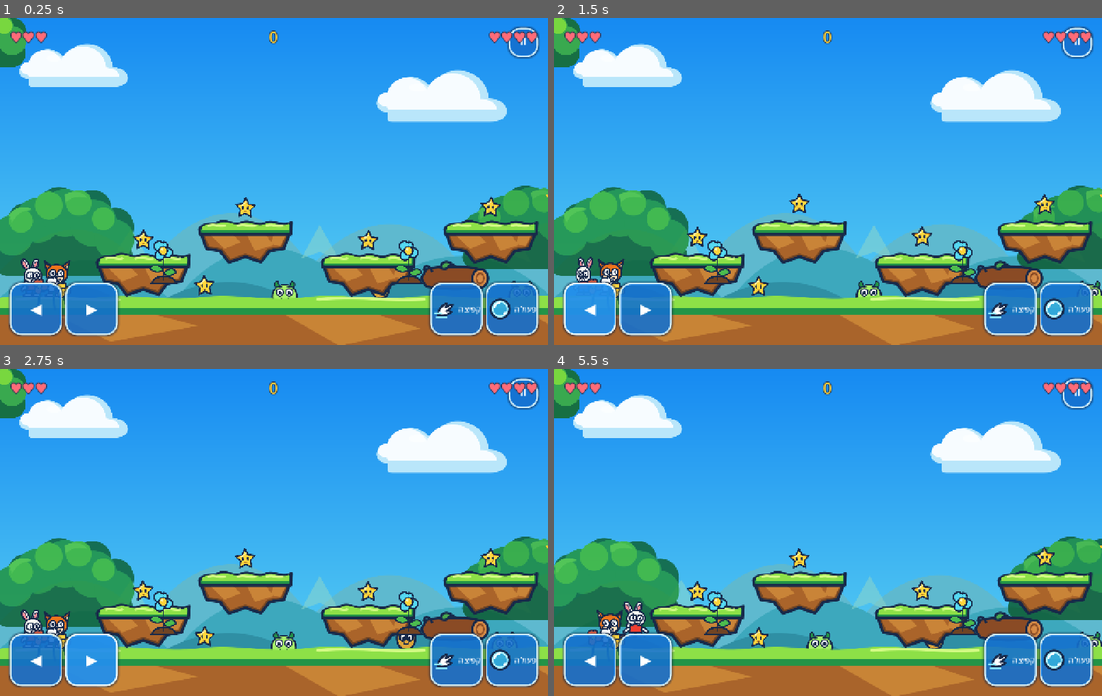
Above: before the commit, frames 1-4 (two rows, left to right).
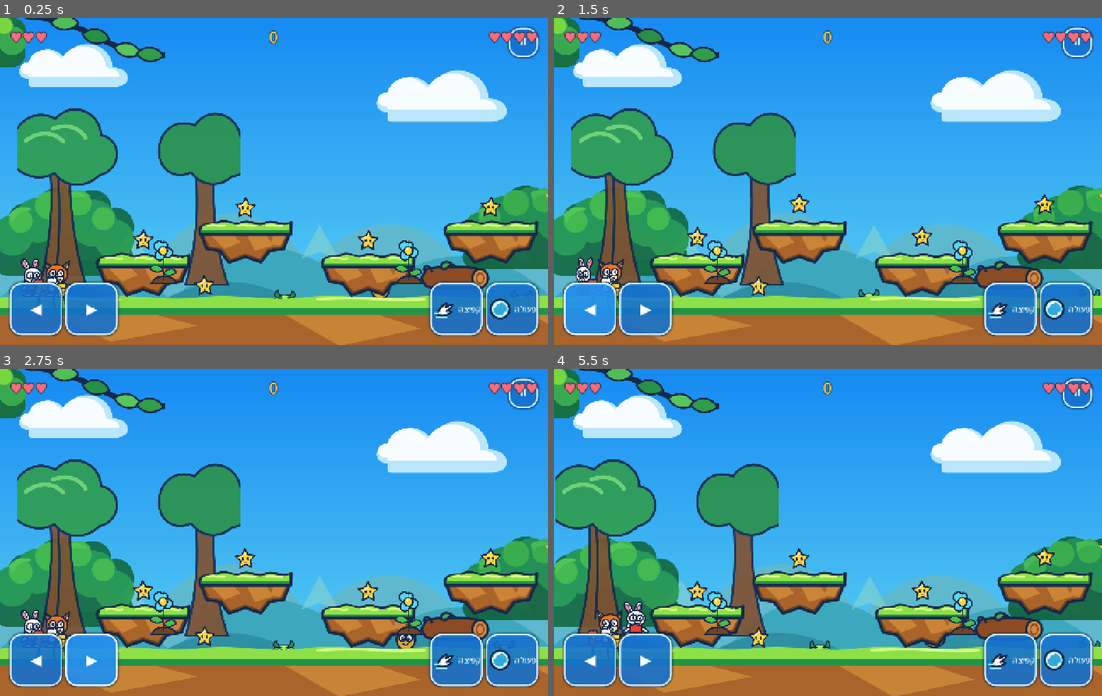
Above: after the commit, the same moments.

Repository: danlil240/animal-heroes
Game: Godot game, scene res://levels/sunny_forest.tscn
Same seed, same stepped clock (60 frames per second), same inputs: the game is played once before the commit and once after it. This scene is started directly instead of the project's main scene.
Inputs (mouse positions are in pixels of both pictures, inside the frame that each line leads up to):
- Up to frame 1 (0.25 s): no input
- Up to frame 2 (1.5 s): click "⏸" at 0.5 s; click "◀" at 1.25 s
- Up to frame 3 (2.75 s): click "▶" at 2 s
- Up to frame 4 (5.5 s): click "קפיצה" at 2.75 s; click "פעולה" at 3.5 s; tap Enter at 4.25 s; move the mouse to (948, 516) at 4.27 s; hold D 4.28-5 s; tap J at 4.35 s; click (948, 516) at 4.42 s; tap Space at 4.52 s; drag from (718, 548) to (806, 646) at 5.02 s

The runs differ from the first frame. In frame 1, 9.7% of the frame differs, in the area x 3-98%, y 0-86%; in frame 2, 9.7%; in frame 3, 9.7%; in frame 4, 9.8%, in the area x 0-100%, y 0-86%.

Commit message:
game: polish Sunny Forest storybook presentation

Diff:
--- /dev/null
+++ b/game/art/environment/sunny_forest/leaf_frame.svg
@@ -0,0 +1,10 @@
+<svg xmlns="http://www.w3.org/2000/svg" width="420" height="180" viewBox="0 0 420 180">
+  <path d="M-10 24c92 0 178 20 256 63 58 32 115 44 184 45" fill="none" stroke="#17294a" stroke-width="15" stroke-linecap="round"/>
+  <g stroke="#17294a" stroke-width="5" stroke-linejoin="round">
+    <path fill="#2d9a4b" d="M42 28C54-2 91-6 112 13 93 39 66 44 42 28z"/>
+    <path fill="#4fbd58" d="M117 47c21-29 58-24 74 1-23 22-51 24-74-1z"/>
+    <path fill="#279046" d="M201 77c25-25 62-13 71 14-28 17-56 12-71-14z"/>
+    <path fill="#56c65d" d="M286 112c25-24 62-10 69 17-28 15-56 8-69-17z"/>
+    <path fill="#319d4b" d="M345 129c21-27 58-20 71 6-25 20-53 18-71-6z"/>
+  </g>
+</svg>
--- /dev/null
+++ b/game/art/environment/sunny_forest/near_trees.svg
@@ -0,0 +1,10 @@
+<svg xmlns="http://www.w3.org/2000/svg" width="760" height="620" viewBox="0 0 760 620">
+  <g stroke="#17294a" stroke-width="8" stroke-linecap="round" stroke-linejoin="round">
+    <path fill="#80502f" d="M78 620c48-180 51-354 18-520h91c-17 173-2 346 47 520z"/>
+    <path fill="#9a6138" d="M137 558c13-164 9-294-8-405" fill="none"/>
+    <path fill="#2f9c4d" d="M-35 172C-8 59 62 18 132 55c54-62 151-26 154 56 75 14 72 119-5 136-51 50-123 37-153-7-58 35-139 2-163-68z"/>
+    <path fill="#52bd58" d="M31 130c47-35 91-32 127 2M123 89c48-19 89-5 111 31" fill="none" stroke="#74d66c" stroke-width="14"/>
+    <path fill="#80502f" d="M574 620c41-145 48-305 22-480h82c-21 180-8 340 39 480z"/>
+    <path fill="#2b9148" d="M484 180c-9-78 55-131 121-102 45-69 142-43 155 38 68 28 48 128-28 135-49 43-112 28-139-13-55 24-101-6-109-58z"/>
+  </g>
+</svg>
--- a/game/tests/integration/test_results_flow.gd
+++ b/game/tests/integration/test_results_flow.gd
@@ -69,6 +69,18 @@
 		_fail("winner_peer_id must be 2, got %d" % screen.winner_peer_id)
 		return
 
+	# Case 6: cooperative results show one shared scoreboard and collected stars.
+	screen.show_result({"winner_peer_id": 0, "scores": {}, "team_score": 235, "stars_collected": 7})
+	if screen.displayed_team_score != 235 or screen.displayed_stars != 7:
+		_fail("cooperative result must retain shared team score and stars")
+		return
+	var result_text := ""
+	for label in screen.get_node("Margin/VBox/Scores").get_children():
+		result_text += String(label.text)
+	if not result_text.contains("235") or not result_text.contains("7"):
+		_fail("cooperative scoreboard must visibly show team score and stars")
+		return
+
 	screen.queue_free()
 	await process_frame
 	quit(0)
--- a/game/tests/integration/test_settings.gd
+++ b/game/tests/integration/test_settings.gd
@@ -17,7 +17,14 @@
 		return
 	var save_store: Node = SaveStoreScript.new()
 	var director: Node = AudioDirectorScript.new()
-	director._setup_buses()
+	root.add_child(director)
+	await process_frame
+	if not director.play_gameplay_cue("star") or not director.play_gameplay_cue("bubble", 1):
+		_fail("known gameplay cues must use the bounded SFX pool")
+		return
+	if director.play_gameplay_cue("unknown"):
+		_fail("unknown gameplay cue must be rejected")
+		return
 
 	# Test bus existence
 	if AudioServer.get_bus_index("Music") == -1:
--- a/game/tests/integration/test_visual_target.gd
+++ b/game/tests/integration/test_visual_target.gd
@@ -97,12 +97,14 @@
 	var background = background_scene.instantiate()
 	root.add_child(background)
 	await process_frame
-	for layer_name in ["Sky", "Far", "Mid", "Frame"]:
+	for layer_name in ["Sky", "Far", "Mid", "Near", "Frame"]:
 		if background.get_node_or_null(layer_name) == null:
 			return _fail_bool("sunny forest background is missing %s" % layer_name)
 	background.set_focus_x(400.0)
 	if is_equal_approx(background.get_node("Far").position.x, background.get_node("Mid").position.x):
 		return _fail_bool("far and mid forest layers must use different parallax ratios")
+	if is_equal_approx(background.get_node("Mid").position.x, background.get_node("Near").position.x):
+		return _fail_bool("mid and near forest layers must use different parallax ratios")
 	background.queue_free()
 	return true
 
@@ -154,6 +156,8 @@
 			return _fail_bool("%s must keep gameplay nodes and gain a Visual child" % hero_name)
 		if hero.get_node_or_null("BodyArt") != null:
 			return _fail_bool("%s must not retain placeholder body art" % hero_name)
+		if not visual.has_method("play_celebration") or not visual.has_method("play_damage"):
+			return _fail_bool("%s visual must expose celebration and damage poses" % hero_name)
 		# The art has to stand on the same line the collision box rests on,
 		# otherwise the hero reads as floating above the ground.
 		var shape: CollisionShape2D = hero.get_node("CollisionShape2D")
@@ -168,6 +172,18 @@
 		if hero.position != before_position or hero.velocity != before_velocity:
 			return _fail_bool("hero presentation must not mutate %s physics state" % hero_name)
 	arena.queue_free()
+	for visual_path in [
+		"res://visual/magical_tree_visual.tscn",
+		"res://art/objects/fallen_log.svg",
+		"res://art/objects/pressure_flower.svg",
+		"res://art/objects/bubble_flower.svg",
+	]:
+		if load(visual_path) == null:
+			return _fail_bool("storybook gameplay visual must load: %s" % visual_path)
+	for enemy_path in ["res://world/beetle_enemy.tscn", "res://world/seed_enemy.tscn"]:
+		var enemy = load(enemy_path).instantiate()
+		if not enemy.get_node("Visual").has_method("show_enemy_state"):
+			return _fail_bool("enemy art must animate readable movement and defeat states: %s" % enemy_path)
 	return true
 
 
--- a/game/ui/results_screen.gd
+++ b/game/ui/results_screen.gd
@@ -5,6 +5,8 @@
 signal return_to_menu
 
 var displayed_scores: Dictionary = {}
+var displayed_team_score: int = 0
+var displayed_stars: int = 0
 var winner_peer_id: int = 0
 var _rematch_choices: Dictionary = {}
 
@@ -32,6 +34,8 @@
 		return
 	winner_peer_id = int(result.get("winner_peer_id", 0))
 	displayed_scores = result.get("scores", {}).duplicate()
+	displayed_team_score = int(result.get("team_score", 0))
+	displayed_stars = int(result.get("stars_collected", 0))
 	title.text = "כל הכבוד!"
 	_show_next_level(String(result.get("next_level_id", "")))
 	_populate_scores()
@@ -51,6 +55,8 @@
 
 func reset() -> void:
 	displayed_scores.clear()
+	displayed_team_score = 0
+	displayed_stars = 0
 	winner_peer_id = 0
 	_rematch_choices.clear()
 	_show_next_level("")
@@ -66,16 +72,27 @@
 
 func _populate_scores() -> void:
 	_clear_scores()
+	if displayed_scores.is_empty() and (displayed_team_score > 0 or displayed_stars > 0):
+		_add_result_label("ניקוד קבוצתי: %d" % displayed_team_score, Color(1, 0.84, 0.22))
+		_add_result_label("כוכבים: %d" % displayed_stars, Color(0.86, 0.96, 1.0))
+		return
 	var peer_ids: Array = displayed_scores.keys()
 	peer_ids.sort()
 	for peer_id in peer_ids:
-		var label := Label.new()
-		label.text = "שחקן %d: %d" % [int(peer_id), int(displayed_scores[peer_id])]
-		label.layout_direction = Control.LAYOUT_DIRECTION_RTL
-		label.add_theme_font_size_override("font_size", 36)
-		if int(peer_id) == winner_peer_id:
-			label.add_theme_color_override("font_color", Color(1, 0.84, 0))
-		scores_container.add_child(label)
+		_add_result_label(
+			"שחקן %d: %d" % [int(peer_id), int(displayed_scores[peer_id])],
+			Color(1, 0.84, 0) if int(peer_id) == winner_peer_id else Color.WHITE,
+		)
+
+
+func _add_result_label(text_value: String, color: Color) -> void:
+	var label := Label.new()
+	label.text = text_value
+	label.layout_direction = Control.LAYOUT_DIRECTION_RTL
+	label.horizontal_alignment = HORIZONTAL_ALIGNMENT_CENTER
+	label.add_theme_font_size_override("font_size", 36)
+	label.add_theme_color_override("font_color", color)
+	scores_container.add_child(label)
 
 
 func _clear_scores() -> void:
--- /dev/null
+++ b/game/visual/enemy_visual.gd
@@ -0,0 +1,21 @@
+class_name BeetleEnemyVisual
+extends Sprite2D
+
+var _elapsed: float = 0.0
+var _state: String = "patrol"
+
+
+func _process(delta: float) -> void:
+	_elapsed += maxf(delta, 0.0)
+	if _state == "patrol":
+		position.y = sin(_elapsed * 8.0) * 2.5
+		rotation = sin(_elapsed * 8.0) * 0.035
+
+
+func show_enemy_state(state: String, _velocity: Vector2, direction: float) -> void:
+	_state = state
+	flip_h = direction < 0.0
+	if state == "defeated":
+		var tween := create_tween().set_parallel(true)
+		tween.tween_property(self, "scale:y", 0.12, 0.18)
+		tween.tween_property(self, "modulate:a", 0.0, 0.24)
--- a/game/visual/enemy_visual.tscn
+++ b/game/visual/enemy_visual.tscn
@@ -1,6 +1,8 @@
-[gd_scene load_steps=2 format=3]
+[gd_scene load_steps=3 format=3]
 
 [ext_resource type="Texture2D" path="res://art/objects/enemy_bug.svg" id="1_tex"]
+[ext_resource type="Script" path="res://visual/enemy_visual.gd" id="2_script"]
 
 [node name="EnemyVisual" type="Sprite2D"]
 texture = ExtResource("1_tex")
+script = ExtResource("2_script")
--- a/game/visual/hero_visual.gd
+++ b/game/visual/hero_visual.gd
@@ -9,6 +9,7 @@
 var _last_hearts: int = -1
 var _last_body_position: Vector2
 var _effect_tween: Tween
+var _celebration_remaining: float = 0.0
 
 
 func _ready() -> void:
@@ -37,14 +38,22 @@
 	var target_position := Vector2(0.0, -30.0)
 	var target_rotation := 0.0
 	var target_stretch := Vector2.ONE
-	if grounded and speed < 1.0:
+	if _celebration_remaining > 0.0:
+		_celebration_remaining = maxf(_celebration_remaining - step, 0.0)
+		target_position.y -= absf(sin(_elapsed * 10.0)) * 18.0
+		target_rotation = sin(_elapsed * 10.0) * 0.12
+		$CelebrationBurst.visible = true
+		$CelebrationBurst.rotation += step * 1.8
+	else:
+		$CelebrationBurst.visible = false
+	if _celebration_remaining <= 0.0 and grounded and speed < 1.0:
 		target_position.y += sin(_elapsed * 3.2) * 2.0
-	elif grounded:
+	elif _celebration_remaining <= 0.0 and grounded:
 		target_position.y += sin(_elapsed * 12.0) * 5.0
 		target_rotation = sin(_elapsed * 12.0) * 0.05
-	elif _body.velocity.y < 0.0:
+	elif _celebration_remaining <= 0.0 and _body.velocity.y < 0.0:
 		target_stretch = Vector2(0.94, 1.08)
-	else:
+	elif _celebration_remaining <= 0.0:
 		target_stretch = Vector2(1.05, 0.95)
 	var direction: float = _body.facing_direction if "facing_direction" in _body else 1.0
 	target_stretch.x *= direction
@@ -81,11 +90,23 @@
 
 
 func _play_recoil() -> void:
+	play_damage()
+
+
+func play_damage() -> void:
 	if _effect_tween != null:
 		_effect_tween.kill()
 	_effect_tween = create_tween()
 	_effect_tween.tween_property($Pose, "modulate", Color(1.0, 0.55, 0.55, 1.0), 0.08)
 	_effect_tween.tween_property($Pose, "modulate", Color.WHITE, 0.10)
+
+
+func play_celebration() -> void:
+	_celebration_remaining = 1.2
+	$CelebrationBurst.visible = true
+	$CelebrationBurst.scale = Vector2(0.35, 0.35)
+	var tween := create_tween()
+	tween.tween_property($CelebrationBurst, "scale", Vector2.ONE, 0.2)
 
 
 func _play_recovery() -> void:
--- a/game/visual/hero_visual.tscn
+++ b/game/visual/hero_visual.tscn
@@ -25,3 +25,9 @@
 position = Vector2(58, -25)
 scale = Vector2(0.25, 0.25)
 texture = ExtResource("4_bubble")
+
+[node name="CelebrationBurst" type="Polygon2D" parent="."]
+visible = false
+position = Vector2(0, -54)
+polygon = PackedVector2Array(0, -58, 13, -19, 52, -32, 25, 2, 56, 26, 16, 22, 0, 60, -16, 22, -56, 26, -25, 2, -52, -32, -13, -19)
+color = Color(1, 0.84, 0.22, 0.75)
--- /dev/null
+++ b/game/visual/seed_enemy_visual.gd
@@ -0,0 +1,28 @@
+class_name SeedEnemyVisual
+extends Node2D
+
+var _elapsed: float = 0.0
+var _state: String = "wait"
+
+
+func _process(delta: float) -> void:
+	_elapsed += maxf(delta, 0.0)
+	if _state == "wait":
+		$Art.position.y = -42.0 + sin(_elapsed * 3.0) * 2.0
+	elif _state == "telegraph":
+		$Art.scale = Vector2(0.76, 0.55) + Vector2.ONE * sin(_elapsed * 20.0) * 0.025
+	elif _state == "hop":
+		$Art.rotation = sin(_elapsed * 10.0) * 0.08
+
+
+func show_enemy_state(state: String, velocity: Vector2, direction: float) -> void:
+	_state = state
+	$Art.flip_h = direction < 0.0
+	if state != "telegraph":
+		$Art.scale = Vector2(0.66, 0.66)
+	if state == "hop":
+		$Art.rotation = clampf(velocity.x / 900.0, -0.12, 0.12)
+	elif state == "defeated":
+		var tween := create_tween().set_parallel(true)
+		tween.tween_property($Art, "scale", Vector2(1.0, 0.1), 0.18)
+		tween.tween_property($Art, "modulate:a", 0.0, 0.24)
--- a/game/visual/seed_enemy_visual.tscn
+++ b/game/visual/seed_enemy_visual.tscn
@@ -1,8 +1,10 @@
-[gd_scene load_steps=2 format=3]
+[gd_scene load_steps=3 format=3]
 
 [ext_resource type="Texture2D" path="res://art/objects/enemy_seed.svg" id="2_texture"]
+[ext_resource type="Script" path="res://visual/seed_enemy_visual.gd" id="3_script"]
 
 [node name="SeedEnemyVisual" type="Node2D"]
+script = ExtResource("3_script")
 
 [node name="Art" type="Sprite2D" parent="."]
 position = Vector2(0, -42)
--- a/game/visual/sunny_forest_background.gd
+++ b/game/visual/sunny_forest_background.gd
@@ -3,8 +3,10 @@
 
 const FAR_RATIO: float = 0.08
 const MID_RATIO: float = 0.18
+const NEAR_RATIO: float = 0.32
 
 
 func set_focus_x(world_x: float) -> void:
 	$Far.position.x = -world_x * FAR_RATIO
 	$Mid.position.x = -world_x * MID_RATIO
+	$Near.position.x = -world_x * NEAR_RATIO
--- a/game/visual/sunny_forest_background.tscn
+++ b/game/visual/sunny_forest_background.tscn
@@ -6,6 +6,8 @@
 [ext_resource type="Texture2D" path="res://art/environment/sunny_forest/foliage_cluster.svg" id="4_foliage"]
 [ext_resource type="Texture2D" path="res://art/environment/sunny_forest/flower_cluster.svg" id="5_flowers"]
 [ext_resource type="Texture2D" path="res://art/environment/sunny_forest/mushroom.svg" id="6_mushroom"]
+[ext_resource type="Texture2D" path="res://art/environment/sunny_forest/near_trees.svg" id="7_near"]
+[ext_resource type="Texture2D" path="res://art/environment/sunny_forest/leaf_frame.svg" id="8_frame"]
 
 [sub_resource type="Gradient" id="GradientSky"]
 offsets = PackedFloat32Array(0, 1)
@@ -58,6 +60,21 @@
 modulate = Color(0.47, 0.8, 0.67, 0.82)
 texture = ExtResource("4_foliage")
 
+[node name="Near" type="Node2D" parent="."]
+z_index = 3
+
+[node name="TreesA" type="Sprite2D" parent="Near"]
+position = Vector2(340, 430)
+scale = Vector2(0.72, 0.72)
+modulate = Color(1, 1, 1, 0.9)
+texture = ExtResource("7_near")
+
+[node name="TreesB" type="Sprite2D" parent="Near"]
+position = Vector2(1710, 430)
+scale = Vector2(-0.68, 0.68)
+modulate = Color(0.92, 1, 0.94, 0.88)
+texture = ExtResource("7_near")
+
 [node name="Frame" type="Node2D" parent="."]
 z_index = 60
 
@@ -71,6 +88,11 @@
 scale = Vector2(-0.58, 0.58)
 texture = ExtResource("4_foliage")
 
+[node name="StorybookLeaves" type="Sprite2D" parent="Frame"]
+position = Vector2(210, 52)
+scale = Vector2(0.92, 0.92)
+texture = ExtResource("8_frame")
+
 [node name="Flowers" type="Sprite2D" parent="Frame"]
 position = Vector2(122, 675)
 scale = Vector2(0.55, 0.55)
Not shown, added: game/art/environment/sunny_forest/leaf_frame.svg.import
Not shown, added: game/art/environment/sunny_forest/near_trees.svg.import
Not shown: 1 places in game/visual/sunny_forest_background.tscn that only renumber resources
